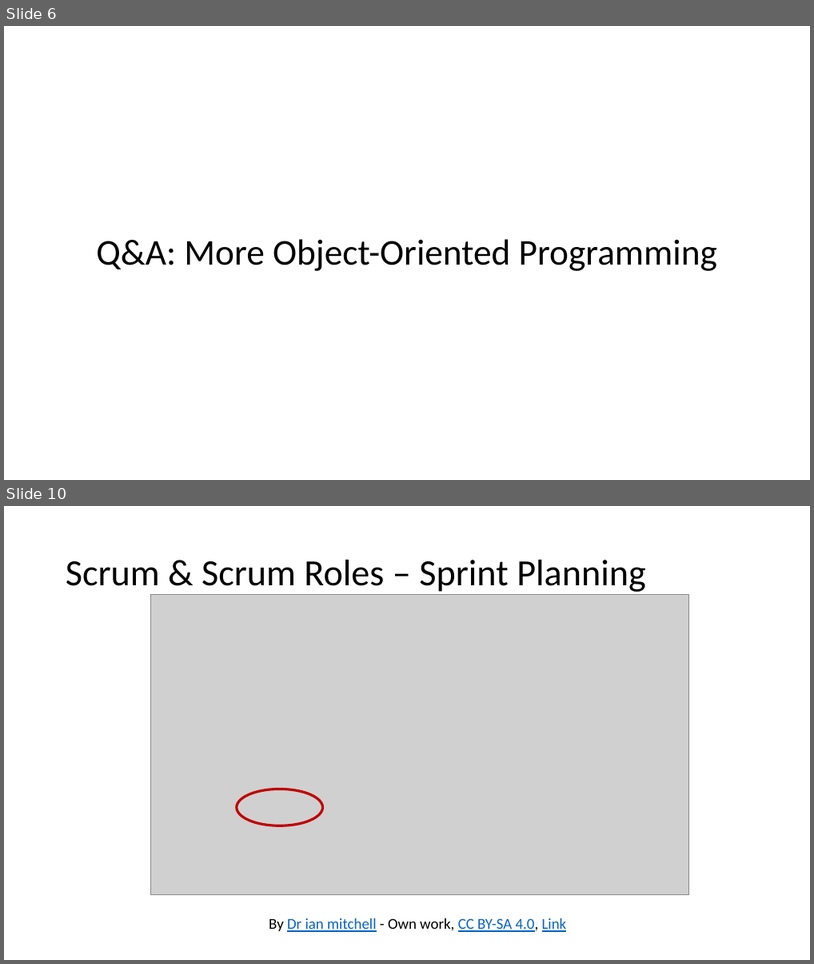
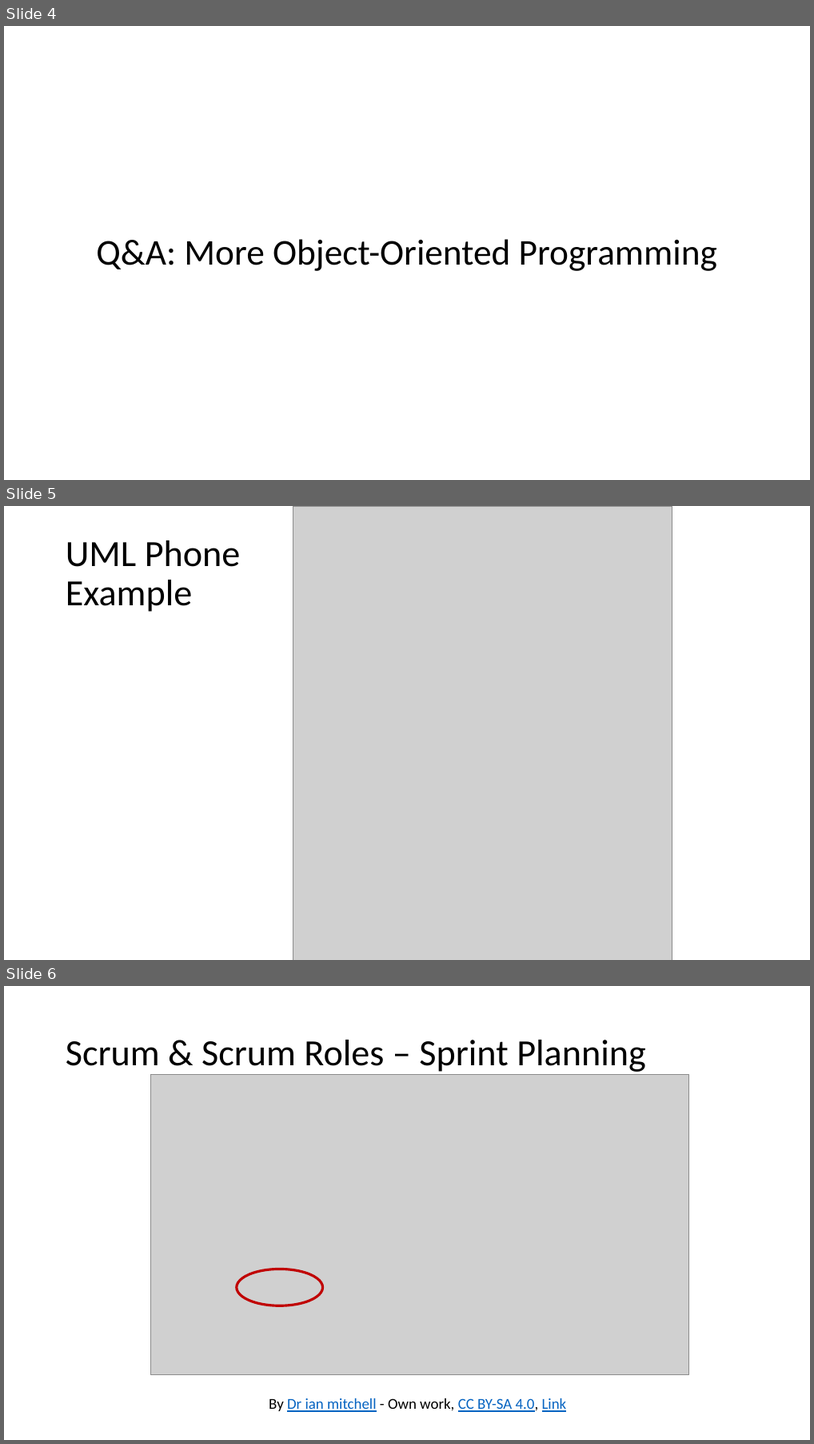
Before and after one commit to jamesbaptiste1/cpsc-24500-2019-01-spring-001, a slide deck: lecture-presentations/2019-01-29.pptx. Shown one above the other, each under a label of ours: slides 6 and 10 before the commit, slides 4, 5 and 6 after it; the slides between them are not shown. The pictures are 814x964 and 814x1444 pixels, drawn with LibreOffice and Linux fonts; fonts in the diff are those of the drawing; grey boxes stand for pictures. Boxes give left, top, right and bottom in pixels: in the first picture for what was removed or moved away, otherwise in the second. Text is boxed around its words. In the diff, an @@ line names an element or a change of style, - is before the commit and + after.

```diff
--- a/lecture-presentations/2019-01-29.pptx
+++ b/lecture-presentations/2019-01-29.pptx
@@ slide 5 added at box(4, 506, 810, 960), background #FFFFFF @@
@@ picture added at box(293, 506, 673, 960) @@
@@ title added at box(66, 540, 241, 612), 44 pt, text #000000 @@
+UML Phone
+Example
@@ what was slide 6 is now slide 4 @@
@@ what was slide 10 is now slide 6 @@
```
Also in this commit, not shown: 1 slide changed, 2 other slides added, 2 slides removed, 2 other files.
